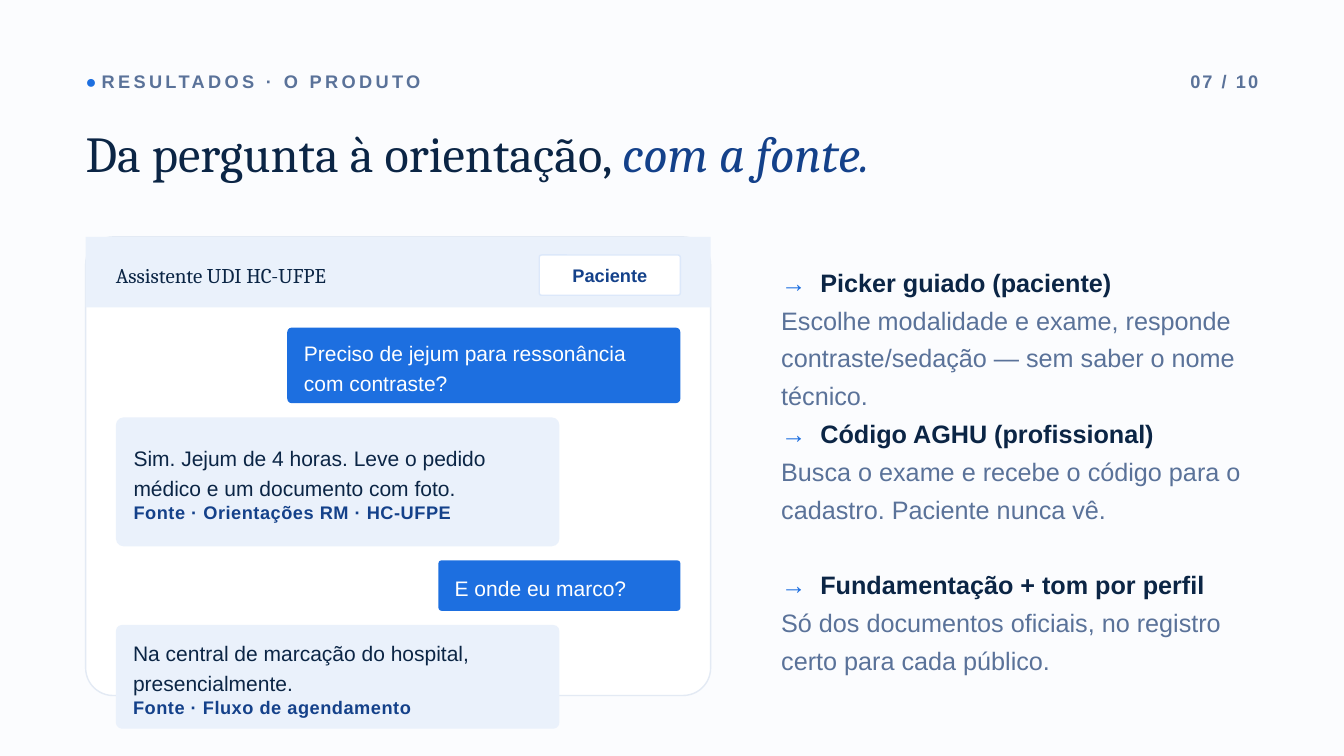
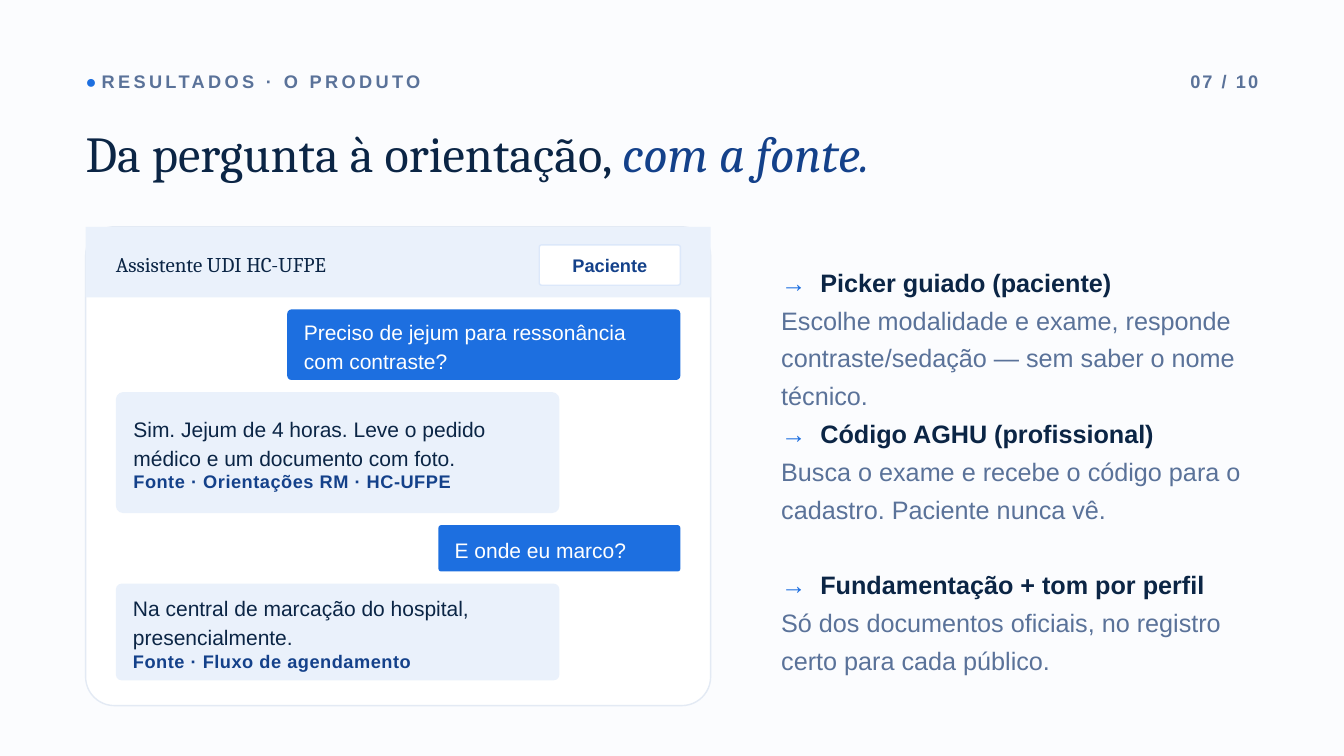
Before and after one commit to ata1de/hc-ufpe-exam-assistant, a slide deck: slide 8 of docs/Apresentacao_HC-UFPE.pptx. Drawn at 1344x756 pixels with LibreOffice and Linux fonts; fonts in the diff are those of the drawing. Boxes give left, top, right and bottom in pixels: in the first picture for what was removed or moved away, otherwise in the second. Text is boxed around its words. In the diff, an @@ line names an element or a change of style, - is before the commit and + after.

Commit message:
docs: fix presentation text overlaps, keep all body text >=18pt

```diff
--- a/docs/Apresentacao_HC-UFPE.pptx
+++ b/docs/Apresentacao_HC-UFPE.pptx
@@ 1 text, 1 rounded rectangle, 1 rectangle: place and size @@
-1 text, 1 rounded rectangle, 1 rectangle at [86, 237, 711, 308]
+1 text, 1 rounded rectangle, 1 rectangle at [86, 227, 711, 297]
@@ rounded rectangle: place and size @@
-rounded rectangle at [86, 237, 711, 696]
+rounded rectangle at [86, 227, 711, 706]
@@ rounded rectangle "Preciso de jejum para ressonância ...": place and size @@
-rounded rectangle "Preciso de jejum para ressonância ..." at [287, 328, 681, 403]
+rounded rectangle "Preciso de jejum para ressonância ..." at [287, 310, 681, 380]
@@ rounded rectangle "Preciso de jejum para ressonância ..." at [287, 310, 681, 380]: line spacing 1.2 to 1.15 @@
@@ rounded rectangle "Sim. Jejum de 4 horas. ...": place and size @@
-rounded rectangle "Sim. Jejum de 4 horas. ..." at [116, 417, 560, 546]
+rounded rectangle "Sim. Jejum de 4 horas. ..." at [116, 392, 560, 513]
@@ text in rounded rectangle at [133, 421, 485, 467]: line spacing 1.2 to 1.15 @@
@@ rounded rectangle "E onde eu marco?" at [439, 525, 681, 572]: line spacing 1.2 to 1.15 @@
@@ rounded rectangle "E onde eu marco?": place and size @@
-rounded rectangle "E onde eu marco?" at [439, 561, 681, 611]
+rounded rectangle "E onde eu marco?" at [439, 525, 681, 572]
@@ rounded rectangle "Na central de marcação do ...": place and size @@
-rounded rectangle "Na central de marcação do ..." at [116, 625, 560, 729]
+rounded rectangle "Na central de marcação do ..." at [116, 584, 560, 681]
@@ text in rounded rectangle at [133, 600, 469, 650]: line spacing 1.2 to 1.15 @@
```
Also in this commit, not shown: 9 other slides changed.
